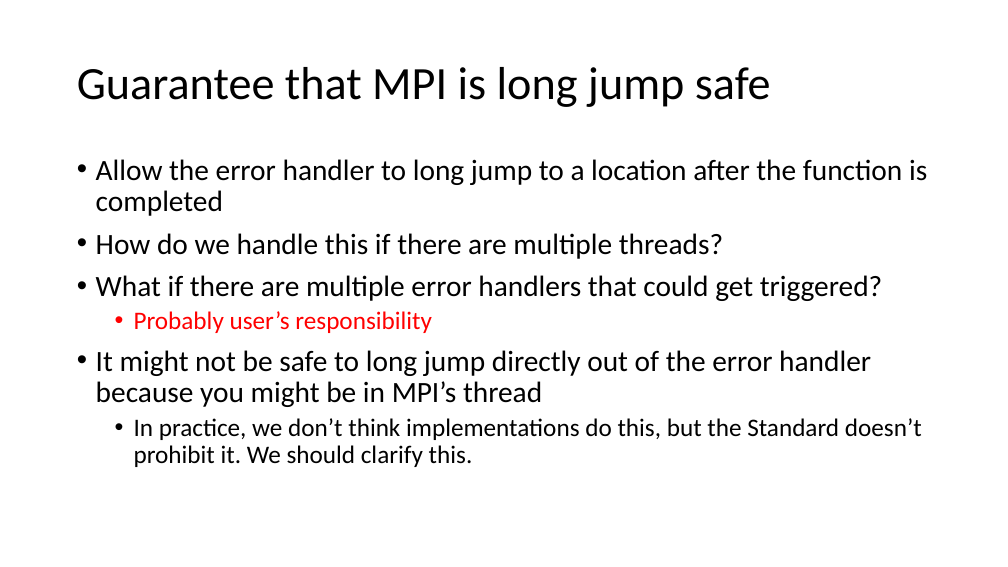
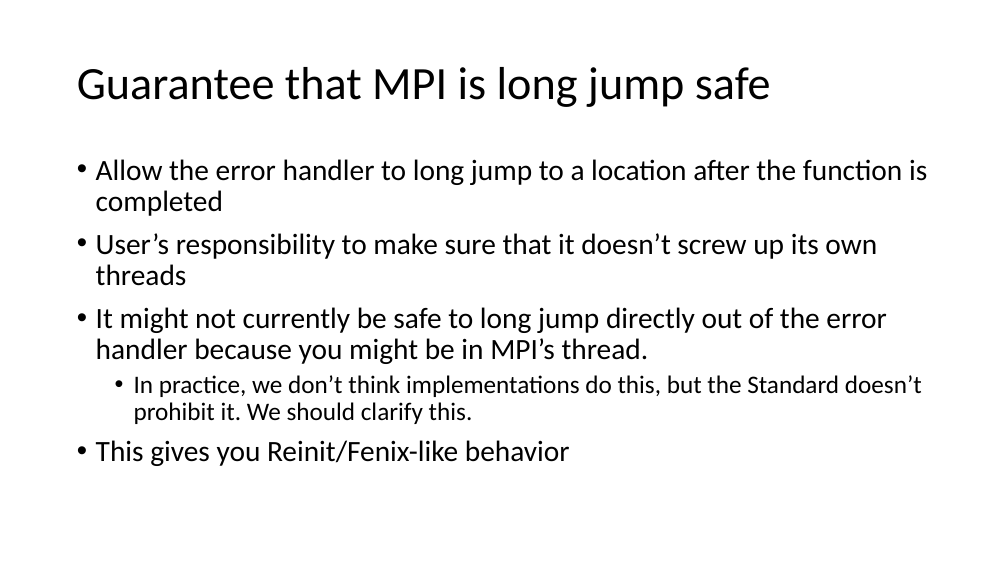
Before and after one commit to mpiwg-ft/ft-issues, a slide deck: slide 13 of slides/2016-06-09 Error Handler Plenary.pptx (slide 7 before the commit). Drawn at 1008x567 pixels with LibreOffice and Linux fonts; fonts in the diff are those of the drawing. Boxes give left, top, right and bottom in pixels: in the first picture for what was removed or moved away, otherwise in the second. Text is boxed around its words. In the diff, an @@ line names an element or a change of style, - is before the commit and + after.

Commit message:
Upload final versions of slides

```diff
--- a/slides/2016-06-09 Error Handler Plenary.pptx
+++ b/slides/2016-06-09 Error Handler Plenary.pptx
@@ text at (96, 233, 886, 364): text changed @@
-• How do we handle this if there are multiple threads?
-• What if there are multiple error handlers that could get triggered?
-  • Probably user’s responsibility
-• It might not be safe to long jump directly out of the error handler because you might be in MPI’s thread
+• User’s responsibility to make sure that it doesn’t screw up its own threads
+• It might not currently be safe to long jump directly out of the error handler because you might be in MPI’s thread.
@@ text at (96, 440, 570, 466): paragraph added @@
+• This gives you Reinit/Fenix-like behavior
```
Also in this commit, not shown: 7 other slides changed, 6 slides added, 1 slide removed, 1 other file.
